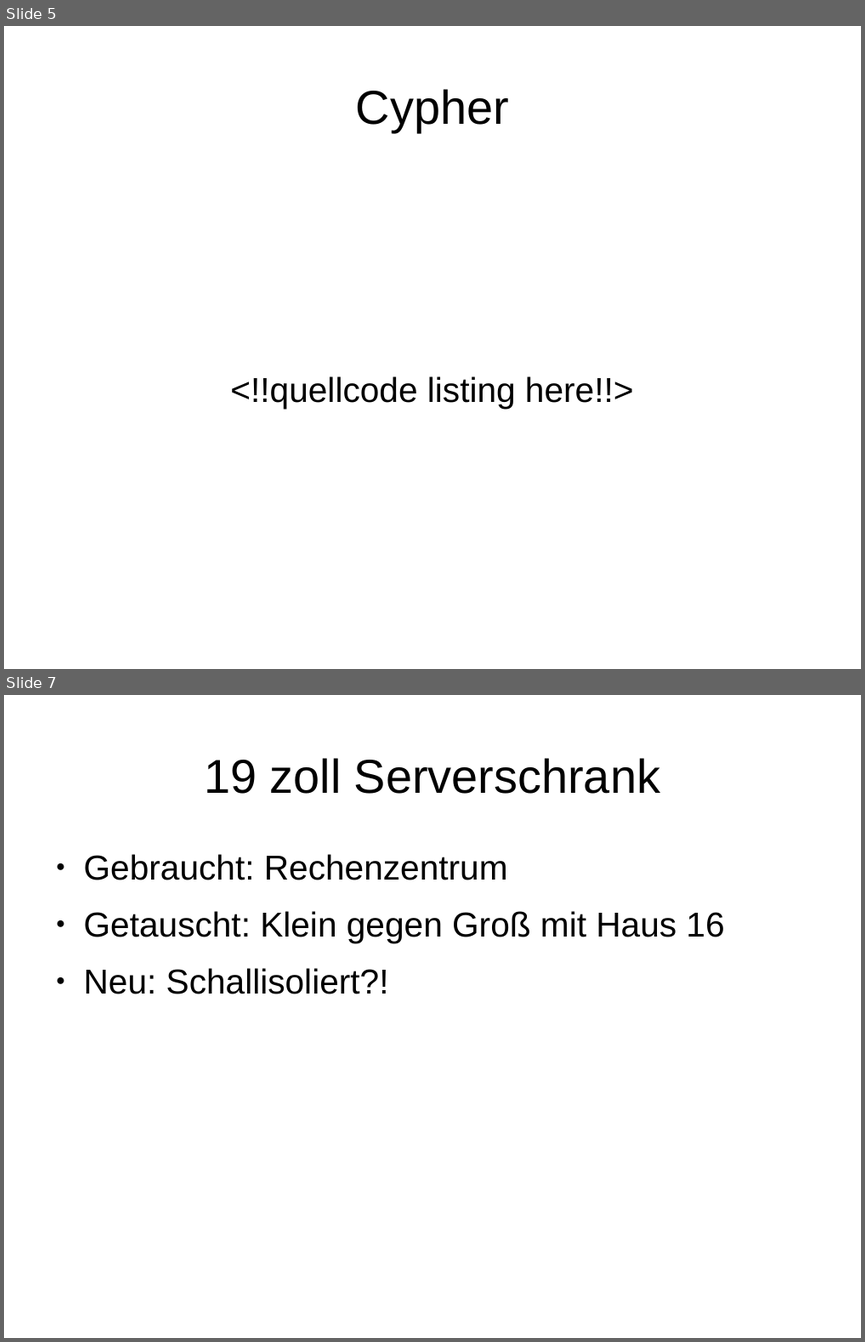
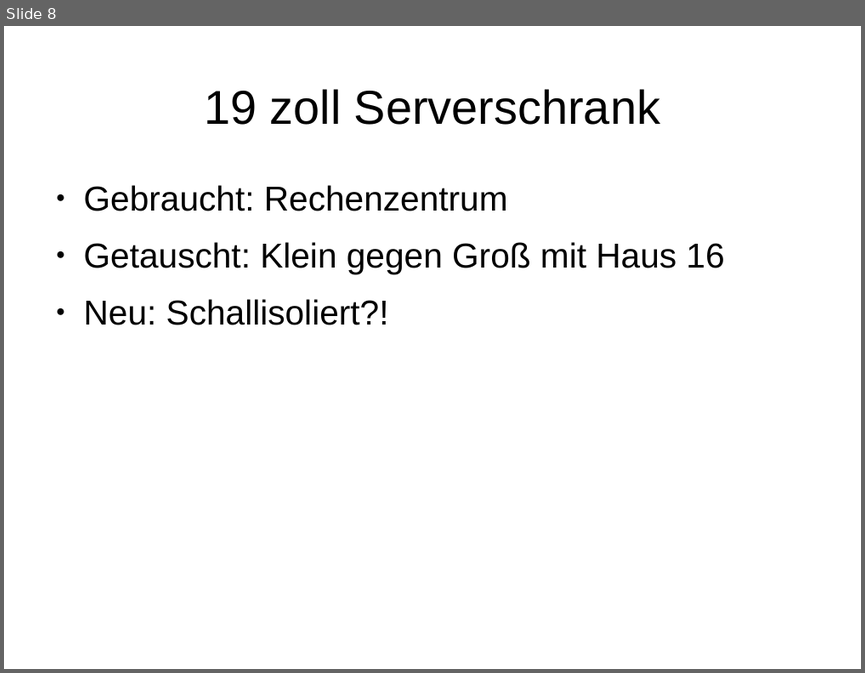
Before and after one commit to benf/trashbin, a slide deck: labor/presentation.odp. Shown one above the other, each under a label of ours: slides 5 and 7 before the commit, slide 8 after it; the slides between them are not shown. The pictures are 865x1342 and 865x673 pixels, drawn with LibreOffice and Linux fonts; fonts in the diff are those of the drawing. Boxes give left, top, right and bottom in pixels: in the first picture for what was removed or moved away, otherwise in the second. Text is boxed around its words. In the diff, an @@ line names an element or a change of style, - is before the commit and + after.

Commit message:
presentation fw: add agent screenshot & code listing

```diff
--- a/labor/presentation.odp
+++ b/labor/presentation.odp
@@ slide 5 removed at <box>4,26,861,669</box>, background #FFFFFF @@
@@ title removed at <box>356,89,509,132</box> @@
-Cypher
@@ subtitle removed at <box>230,376,634,408</box> @@
-<!!quellcode listing here!!>
@@ what was slide 7 is now slide 8 @@
```
Also in this commit, not shown: 3 slides changed, 3 slides added, 1 other slide removed.
